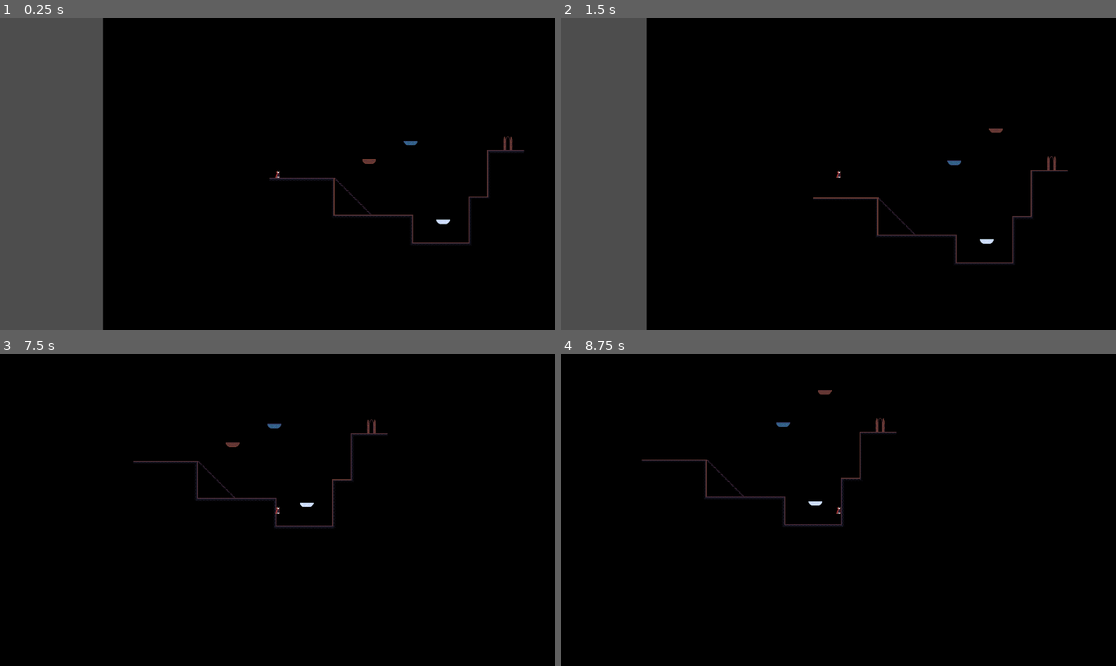
Above: before the commit, frames 1-4 (two rows, left to right).
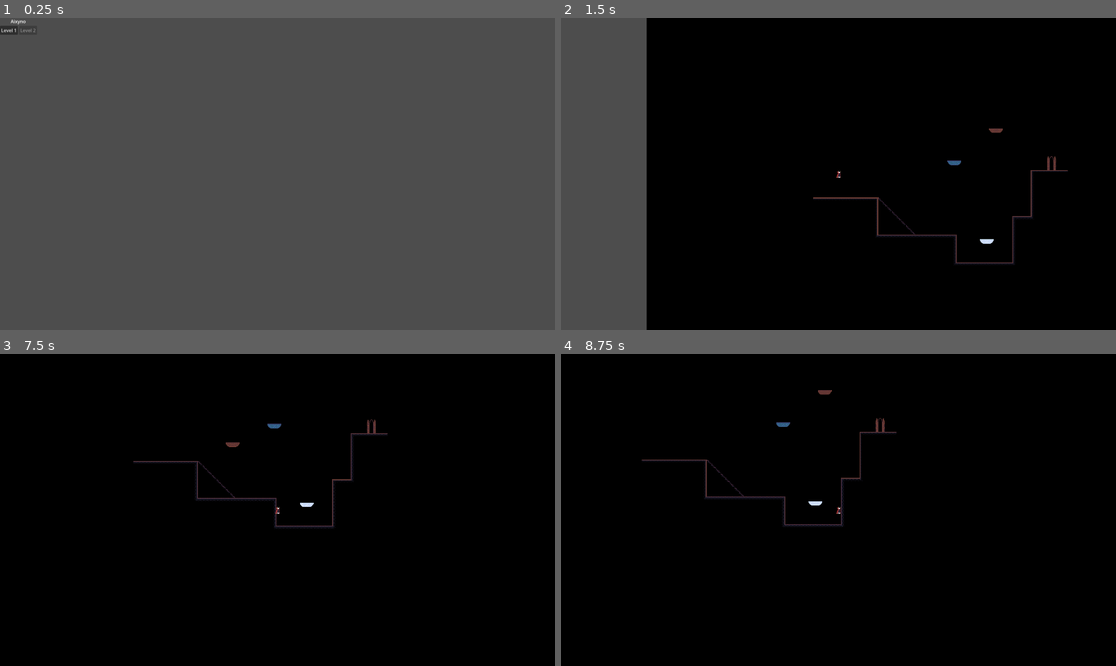
Above: after the commit, the same moments.

Repository: Pafnaffan/Mirror
Game: Godot game, scene res://scene/menu.tscn
Two runs of this game, one before a commit and one after it. Both use one fixed random seed, a clock stepped at 60 frames per second and the inputs below. Before the commit the project starts from res://scene/platformer/MainPlatformer.tscn.
Inputs (mouse positions are in pixels of both pictures, inside the frame that each line leads up to):
- Up to frame 1 (0.25 s): no input
- Up to frame 2 (1.5 s): click (572, 30) at 0.5 s, where only the run after the commit has a clickable "Level 1"; tap Enter (ui_accept) at 1.25 s; hold Right (ui_right) from 1.28 s (still down); tap 3 (flip_diagonal) at 1.35 s
- Up to frame 3 (7.5 s): tap Enter (ui_accept) at 1.52, 2.27, 3.5, 3.77, 4.52, 5.27, 6.77 s; tap 1 (flip_horizontal) at 2.1, 4.35, 6.6 s; release Right (ui_right) at 2.78 s; hold Left (ui_left) 2.78-3.53 s; tap 2 (flip_vertical) at 2.85, 5.1, 7.35 s; hold Right (ui_right) 3.53-5.03 s; tap 3 (flip_diagonal) at 3.6, 5.85 s; hold Left (ui_left) 5.03-5.78 s; hold Right (ui_right) 5.78-6.53 s; hold Left (ui_left) from 6.53 s (still down)
- Up to frame 4 (8.75 s): tap Enter (ui_accept) at 7.52, 8, 8.27 s; release Left (ui_left) at 8.03 s; hold Right (ui_right) from 8.03 s (still down); tap 3 (flip_diagonal) at 8.1 s

The runs differ from the first frame. In frame 1, 82% of the frame differs, in the area x 0-100%, y 0-100%; in frame 2, nothing differs; in frame 3, less than 0.1%; in frame 4, less than 0.1%.

Commit message:
Basic and ugly menu for level manager

Diff:
--- a/mirror-onyxia/level_manager.gd
+++ b/mirror-onyxia/level_manager.gd
@@ -6,6 +6,7 @@
 func complete_level() -> void:
 	if current_level >= levels_unlocked:
 		levels_unlocked += 1
+	WorldManager.current_world = 0b00
 	go_to_next_level()
 
 func go_to_next_level() -> void:
@@ -15,4 +16,8 @@
 func go_to_level(level: int) -> void:
 	if level <= levels_unlocked:
 		current_level = level
+		WorldManager.current_world = 0b00
 		get_tree().change_scene_to_file("res://scene/platformer/platformer_level_" + str(level) + ".tscn")
+
+func go_to_menu() -> void:
+	get_tree().change_scene_to_file("res://scene/menu.tscn")
--- a/mirror-onyxia/project.godot
+++ b/mirror-onyxia/project.godot
@@ -11,7 +11,7 @@
 [application]
 
 config/name="Mirror Onyxia"
-run/main_scene="uid://dc0ujht8ukyqo"
+run/main_scene="uid://bt8ukx8qtysre"
 config/features=PackedStringArray("4.6", "GL Compatibility")
 run/max_fps=60
 config/icon="res://sprite/icon.svg"
--- /dev/null
+++ b/mirror-onyxia/scene/menu.gd
@@ -0,0 +1,13 @@
+extends Control
+
+@onready var buttons = [
+	$VBoxContainer/HBoxContainer/PLevel1,
+	$VBoxContainer/HBoxContainer/PLevel2
+]
+
+
+func _ready() -> void:
+	for i in buttons.size():
+		var level = i + 1
+		buttons[i].disabled = level > LevelManager.levels_unlocked
+		buttons[i].pressed.connect(func(): LevelManager.go_to_level(level))
--- /dev/null
+++ b/mirror-onyxia/scene/menu.tscn
@@ -0,0 +1,31 @@
+[gd_scene format=3 uid="uid://bt8ukx8qtysre"]
+
+[ext_resource type="Script" uid="uid://mx6hr6tv3vjl" path="res://scene/menu.gd" id="1_e5g8k"]
+
+[node name="Menu" type="Control" unique_id=1100977884]
+layout_mode = 3
+anchors_preset = 0
+offset_right = 40.0
+offset_bottom = 40.0
+script = ExtResource("1_e5g8k")
+
+[node name="VBoxContainer" type="VBoxContainer" parent="." unique_id=849993344]
+layout_mode = 0
+offset_right = 40.0
+offset_bottom = 40.0
+
+[node name="Label" type="Label" parent="VBoxContainer" unique_id=1293387162]
+layout_mode = 2
+text = "Aixyno"
+horizontal_alignment = 1
+
+[node name="HBoxContainer" type="HBoxContainer" parent="VBoxContainer" unique_id=1643744537]
+layout_mode = 2
+
+[node name="PLevel1" type="Button" parent="VBoxContainer/HBoxContainer" unique_id=1526155458]
+layout_mode = 2
+text = "Level 1"
+
+[node name="PLevel2" type="Button" parent="VBoxContainer/HBoxContainer" unique_id=2092849488]
+layout_mode = 2
+text = "Level 2"
Not shown, added: mirror-onyxia/scene/menu.gd.uid
